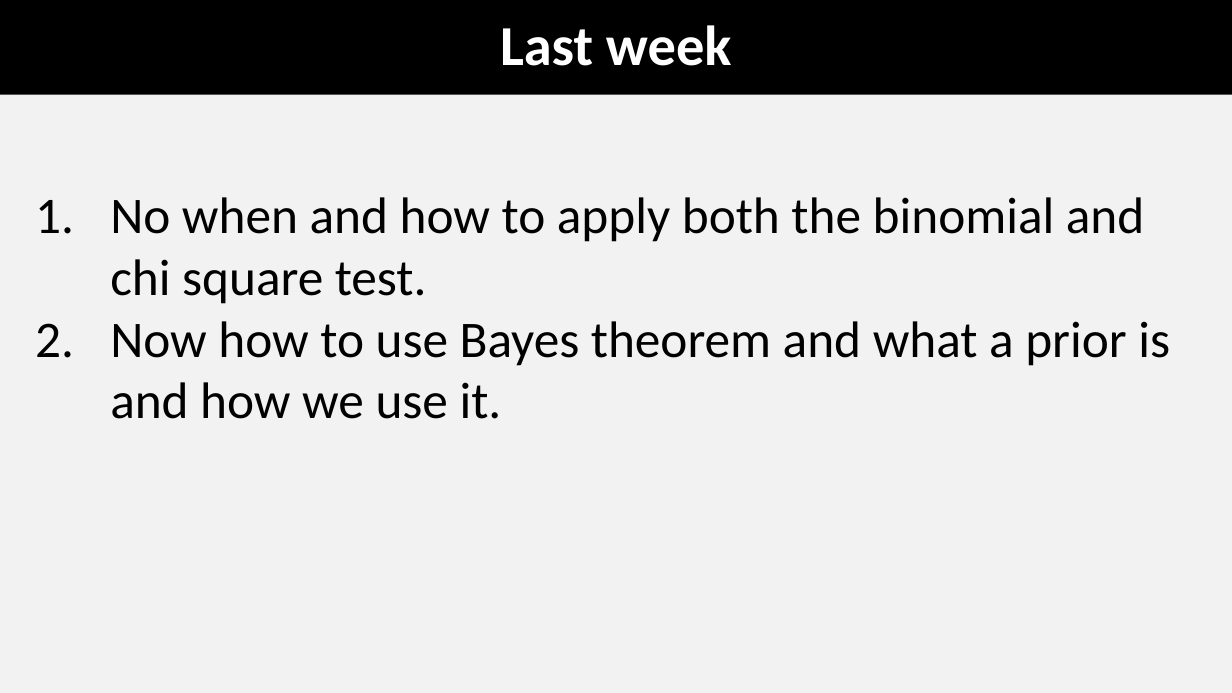
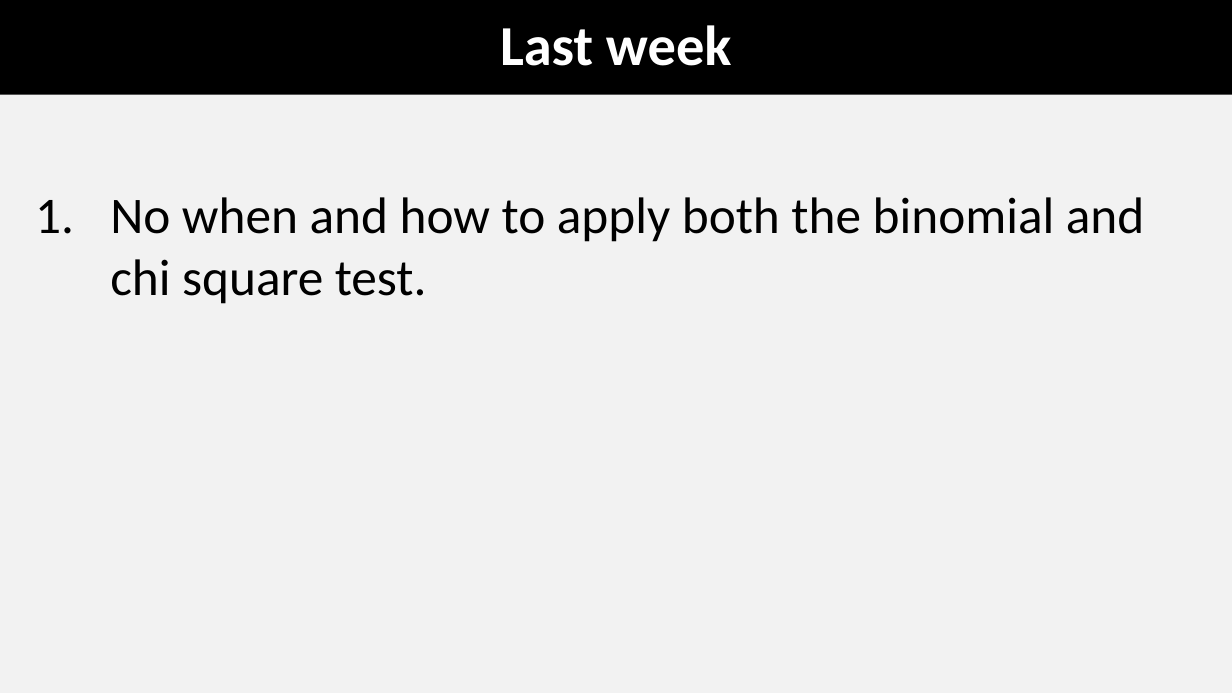
Before and after one commit to coleoguy/coleoguy.github.io, a slide deck: slide 2 of teaching/expdes/lectures/working/lec5.pptx. Drawn at 1232x693 pixels with LibreOffice and Linux fonts; fonts in the diff are those of the drawing. Boxes give left, top, right and bottom in pixels: in the first picture for what was removed or moved away, otherwise in the second. Text is boxed around its words. In the diff, an @@ line names an element or a change of style, - is before the commit and + after.

Commit message:
lecture update

```diff
--- a/teaching/expdes/lectures/working/lec5.pptx
+++ b/teaching/expdes/lectures/working/lec5.pptx
@@ text at (x1=110, y1=321, x2=1170, y2=419): paragraph removed @@
-2. Now how to use Bayes theorem and what a prior is and how we use it.
```
Also in this commit, not shown: 1 other slide changed, 1 other file.
